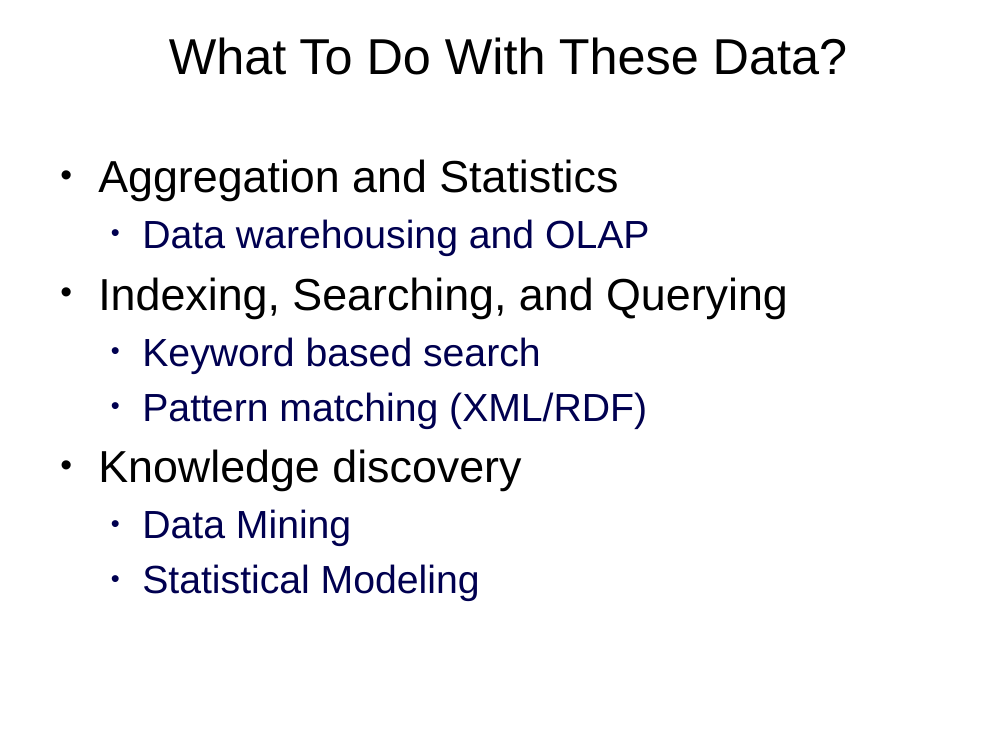
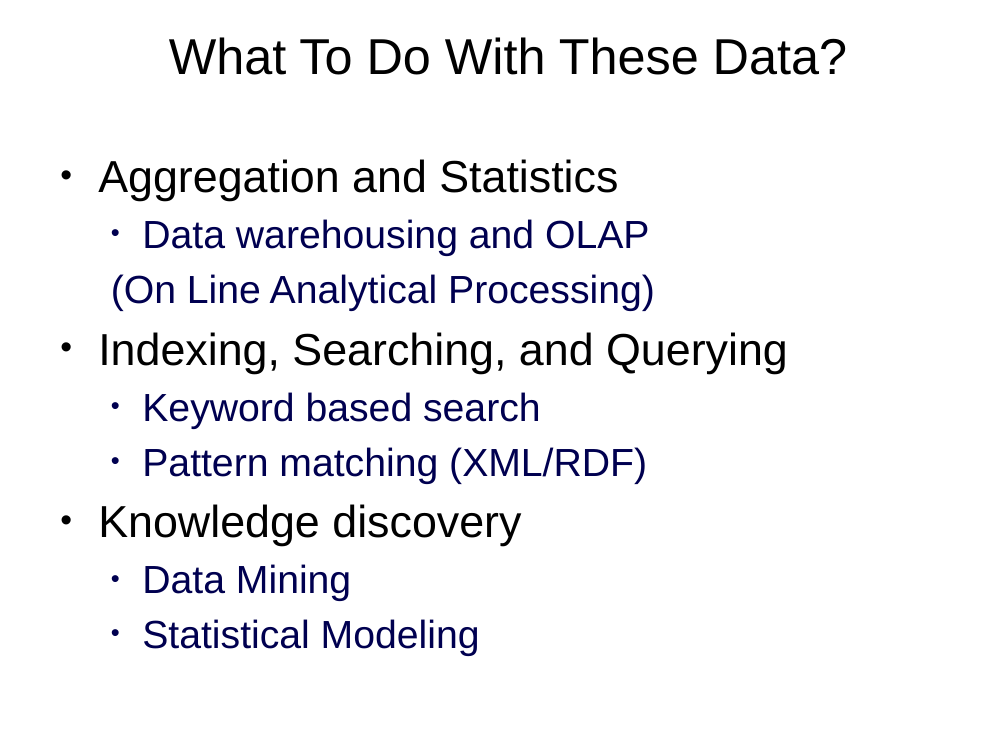
Before and after one commit to aeeeeeep/aeeeeeep.github.io, a slide deck: slide 8 of papers/BigData.pptx. Drawn at 1008x756 pixels with LibreOffice and Linux fonts; fonts in the diff are those of the drawing. Boxes give left, top, right and bottom in pixels: in the first picture for what was removed or moved away, otherwise in the second. Text is boxed around its words. In the diff, an @@ line names an element or a change of style, - is before the commit and + after.

```diff
--- a/papers/BigData.pptx
+++ b/papers/BigData.pptx
@@ text at (111,274,655,311): paragraph added @@
+  (On Line Analytical Processing)
```
Also in this commit, not shown: 2 other slides changed, 1 slide added, 1 other file.
